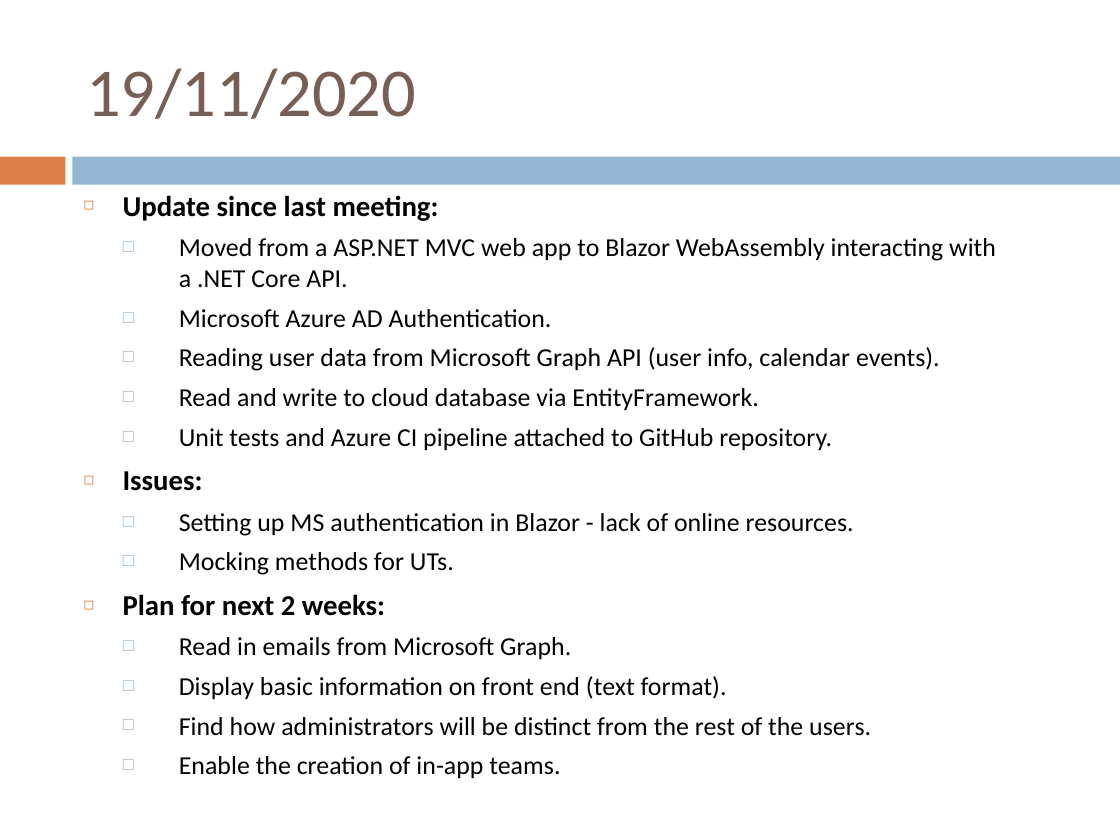
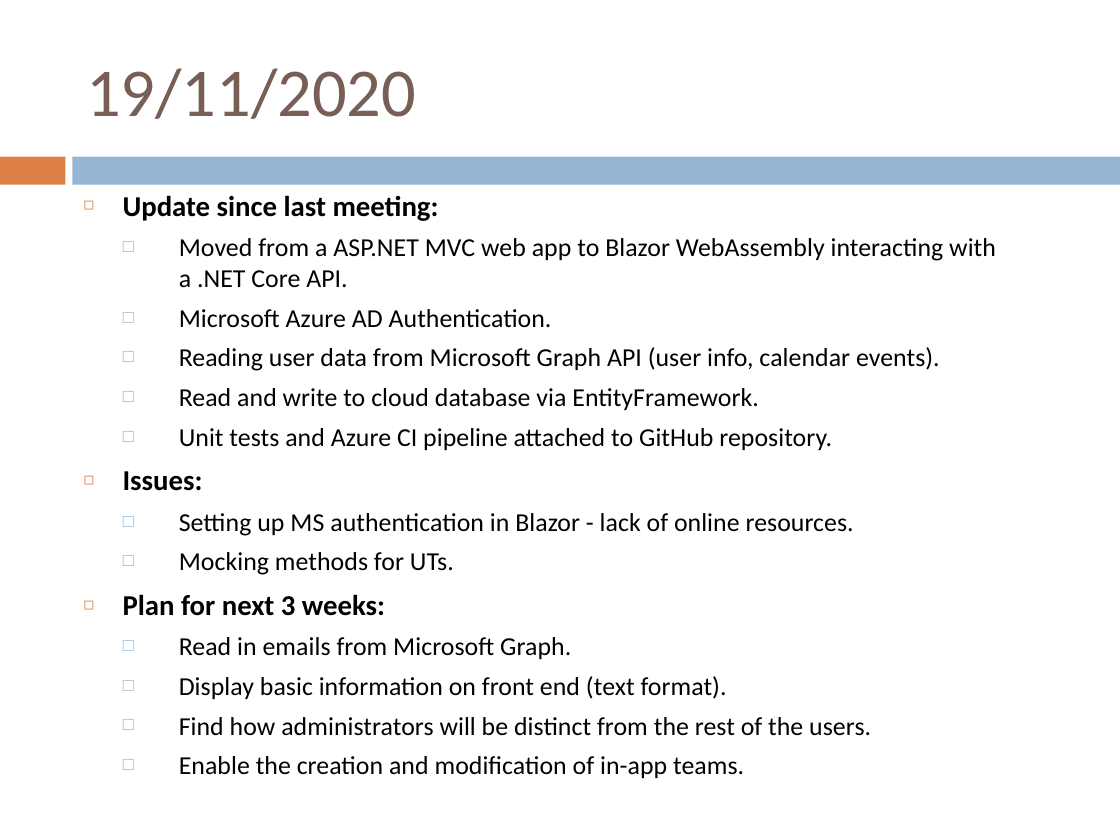
Before and after one commit to ppivanov/employee-connectivity-tracker, a slide deck: slide 2 of slides/Emp Conn Tracker - ITT BAML.ppt. Drawn at 1120x840 pixels with LibreOffice and Linux fonts; fonts in the diff are those of the drawing. Boxes give left, top, right and bottom in pixels: in the first picture for what was removed or moved away, otherwise in the second. Text is boxed around its words. In the diff, an @@ line names an element or a change of style, - is before the commit and + after.

```diff
--- a/slides/Emp Conn Tracker - ITT BAML.ppt
+++ b/slides/Emp Conn Tracker - ITT BAML.ppt
@@ text at [123, 594, 385, 616]: text changed @@
-◻ Plan for next 2 weeks:
+◻ Plan for next 3 weeks:
@@ text at [179, 756, 744, 778]: text changed @@
-  □ Enable the creation of in-app teams.
+  □ Enable the creation and modification of in-app teams.
```
Also in this commit, not shown: 4 other files.
